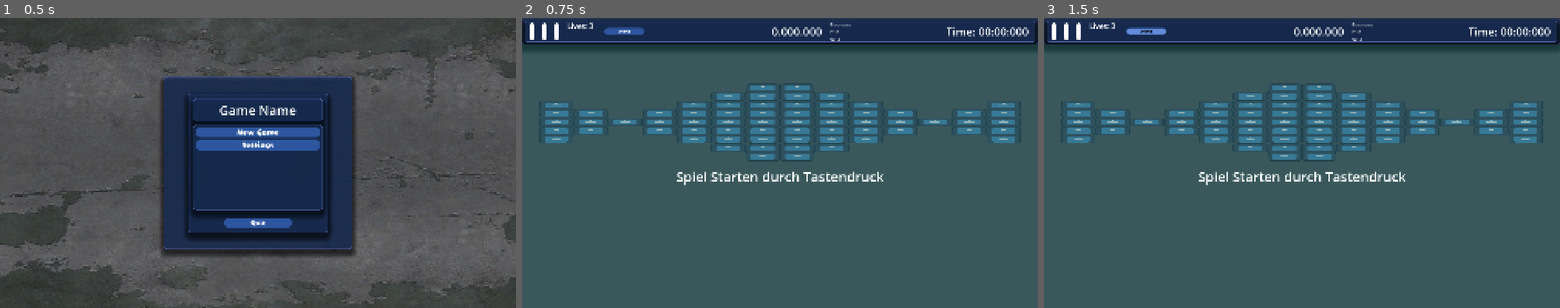
Above: before the commit, frames 1-3 (left to right).
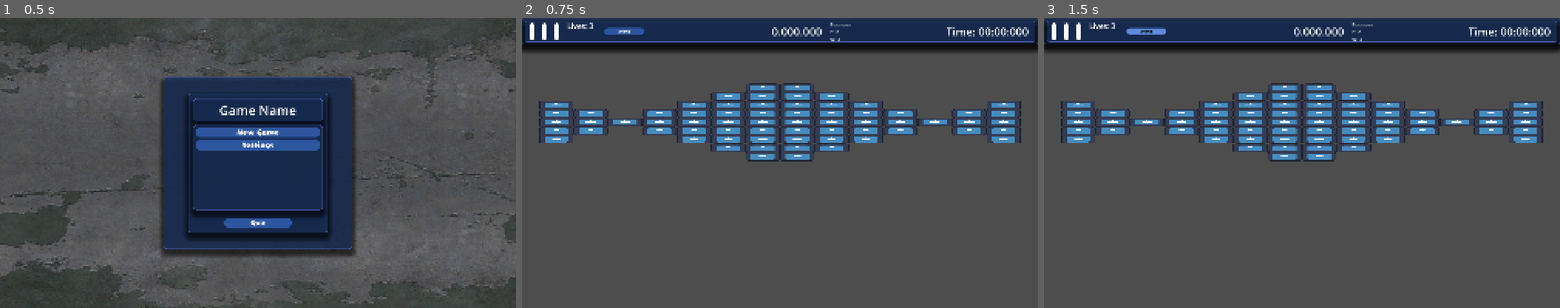
Above: after the commit, the same moments.

Repository: Fox-Alpha/BrickBreaker-MiniGame
Game: Godot game, scene res://scenes/main_menu/main_menu.tscn
The game is run twice, just before and just after one commit, with the same random seed, the same clock (stepped at 60 frames per second) and the same inputs. The engine's default icon, where the game draws it, is replaced by a stand-in: a white triangle on a blue panel in a dark square.
Inputs:
- Up to frame 1 (0.5 s): no input
- Up to frame 2 (0.75 s): click "New Game" at 0.5 s
- Up to frame 3 (1.5 s): click "RESET" at 1.25 s

Frame 1 is identical in both runs. In frame 2, 10% of the frame differs, in the area x 0-100%, y 9-58%; in frame 3, 10%.

Commit message:
Chg: Autoremove Empty Tabstops and sets uniqueID's in scenes

Diff:
--- a/src/scenes/ui/game_ui.gd
+++ b/src/scenes/ui/game_ui.gd
@@ -68,7 +68,7 @@
 	Game.GL_LEVEL_COMPLETE.connect(_on_level_complete)
 
 	if get_tree().current_scene.has_signal("GS_GAME_PAUSED"):
-		get_tree().current_scene.GS_GAME_PAUSED.connect(_on_player_score)
+		get_tree().current_scene.GS_GAME_PAUSED.connect(_on_game_paused)
 		# RECT Einblenden
 		pass
 	if get_tree().current_scene.has_signal("GS_GAME_UNPAUSED"):
--- a/src/scenes/ui/game_ui.tscn
+++ b/src/scenes/ui/game_ui.tscn
@@ -80,13 +80,13 @@
 theme_override_constants/separation = 4
 theme_override_styles/separator = SubResource("StyleBoxFlat_rpywg")
 
-[node name="LabelLives" type="Label" parent="VBoxContainer/PanelContainer/Panel/HBoxContainer"]
+[node name="LabelLives" type="Label" parent="VBoxContainer/PanelContainer/Panel/HBoxContainer" unique_id=2105631250]
 layout_mode = 2
 size_flags_vertical = 1
 theme_override_font_sizes/font_size = 28
 text = "Lives: 3"
 
-[node name="VSeparator7" type="VSeparator" parent="VBoxContainer/PanelContainer/Panel/HBoxContainer"]
+[node name="VSeparator7" type="VSeparator" parent="VBoxContainer/PanelContainer/Panel/HBoxContainer" unique_id=1322912326]
 custom_minimum_size = Vector2(20, 0)
 layout_mode = 2
 theme_override_constants/separation = 4
@@ -143,7 +143,7 @@
 theme_override_styles/separator = SubResource("StyleBoxFlat_rpywg")
 
 [node name="ColorRect" type="ColorRect" parent="VBoxContainer" unique_id=713242519]
-process_mode = 2
+visible = false
 layout_mode = 2
 size_flags_vertical = 3
 color = Color(0.14847952, 0.3958594, 0.41709244, 0.49019608)
@@ -173,9 +173,9 @@
 
 [node name="GameTimer" type="Timer" parent="." unique_id=1752769227]
 
-[node name="PauseOverlay" type="ColorRect" parent="."]
+[node name="PauseOverlay" type="ColorRect" parent="." unique_id=439637252]
+process_mode = 3
 visible = false
-process_mode = 3
 anchors_preset = 15
 anchor_right = 1.0
 anchor_bottom = 1.0
@@ -183,43 +183,43 @@
 grow_vertical = 2
 color = Color(0, 0, 0, 0.75)
 
-[node name="CenterContainer" type="CenterContainer" parent="PauseOverlay"]
-layout_mode = 1
-anchors_preset = 15
-anchor_right = 1.0
-anchor_bottom = 1.0
-grow_horizontal = 2
-grow_vertical = 2
-
-[node name="VBoxContainer" type="VBoxContainer" parent="PauseOverlay/CenterContainer"]
+[node name="CenterContainer" type="CenterContainer" parent="PauseOverlay" unique_id=1481511744]
+layout_mode = 1
+anchors_preset = 15
+anchor_right = 1.0
+anchor_bottom = 1.0
+grow_horizontal = 2
+grow_vertical = 2
+
+[node name="VBoxContainer" type="VBoxContainer" parent="PauseOverlay/CenterContainer" unique_id=646050922]
 layout_mode = 2
 theme_override_constants/separation = 24
 
-[node name="LabelPause" type="Label" parent="PauseOverlay/CenterContainer/VBoxContainer"]
+[node name="LabelPause" type="Label" parent="PauseOverlay/CenterContainer/VBoxContainer" unique_id=1292196625]
 layout_mode = 2
 theme_override_font_sizes/font_size = 64
 text = "PAUSE"
 horizontal_alignment = 1
 
-[node name="ButtonResume" type="Button" parent="PauseOverlay/CenterContainer/VBoxContainer"]
+[node name="ButtonResume" type="Button" parent="PauseOverlay/CenterContainer/VBoxContainer" unique_id=132681870]
 custom_minimum_size = Vector2(200, 60)
 layout_mode = 2
 theme_override_font_sizes/font_size = 28
 text = "Weiter"
 
-[node name="ButtonRestart2" type="Button" parent="PauseOverlay/CenterContainer/VBoxContainer"]
+[node name="ButtonRestart2" type="Button" parent="PauseOverlay/CenterContainer/VBoxContainer" unique_id=272971315]
 custom_minimum_size = Vector2(200, 60)
 layout_mode = 2
 theme_override_font_sizes/font_size = 28
 text = "Neu starten"
 
-[node name="ButtonMenu" type="Button" parent="PauseOverlay/CenterContainer/VBoxContainer"]
+[node name="ButtonMenu" type="Button" parent="PauseOverlay/CenterContainer/VBoxContainer" unique_id=1195822124]
 custom_minimum_size = Vector2(200, 60)
 layout_mode = 2
 theme_override_font_sizes/font_size = 28
 text = "Hauptmenü"
 
-[node name="GameOverOverlay" type="ColorRect" parent="."]
+[node name="GameOverOverlay" type="ColorRect" parent="." unique_id=1513772378]
 visible = false
 anchors_preset = 15
 anchor_right = 1.0
@@ -228,82 +228,82 @@
 grow_vertical = 2
 color = Color(0, 0, 0, 0.8)
 
-[node name="CenterContainer" type="CenterContainer" parent="GameOverOverlay"]
-layout_mode = 1
-anchors_preset = 15
-anchor_right = 1.0
-anchor_bottom = 1.0
-grow_horizontal = 2
-grow_vertical = 2
-
-[node name="VBoxContainer" type="VBoxContainer" parent="GameOverOverlay/CenterContainer"]
+[node name="CenterContainer" type="CenterContainer" parent="GameOverOverlay" unique_id=41936831]
+layout_mode = 1
+anchors_preset = 15
+anchor_right = 1.0
+anchor_bottom = 1.0
+grow_horizontal = 2
+grow_vertical = 2
+
+[node name="VBoxContainer" type="VBoxContainer" parent="GameOverOverlay/CenterContainer" unique_id=260347181]
 layout_mode = 2
 theme_override_constants/separation = 30
 
-[node name="LabelGameOver" type="Label" parent="GameOverOverlay/CenterContainer/VBoxContainer"]
+[node name="LabelGameOver" type="Label" parent="GameOverOverlay/CenterContainer/VBoxContainer" unique_id=947375972]
 layout_mode = 2
 theme_override_font_sizes/font_size = 72
 text = "GAME OVER"
 horizontal_alignment = 1
 
-[node name="LabelFinalScore" type="Label" parent="GameOverOverlay/CenterContainer/VBoxContainer"]
+[node name="LabelFinalScore" type="Label" parent="GameOverOverlay/CenterContainer/VBoxContainer" unique_id=95607803]
 layout_mode = 2
 theme_override_font_sizes/font_size = 36
 text = "Final Score: 0"
 horizontal_alignment = 1
 
-[node name="ButtonRestart" type="Button" parent="GameOverOverlay/CenterContainer/VBoxContainer"]
+[node name="ButtonRestart" type="Button" parent="GameOverOverlay/CenterContainer/VBoxContainer" unique_id=460090666]
 custom_minimum_size = Vector2(200, 60)
 layout_mode = 2
 theme_override_font_sizes/font_size = 28
 text = "Restart"
 
-[node name="ButtonQuit" type="Button" parent="GameOverOverlay/CenterContainer/VBoxContainer"]
+[node name="ButtonQuit" type="Button" parent="GameOverOverlay/CenterContainer/VBoxContainer" unique_id=1339390076]
 custom_minimum_size = Vector2(200, 60)
 layout_mode = 2
 theme_override_font_sizes/font_size = 28
 text = "Quit to Menu"
 
-[node name="LevelCompleteOverlay" type="ColorRect" parent="."]
+[node name="LevelCompleteOverlay" type="ColorRect" parent="." unique_id=1482870887]
 visible = false
 anchors_preset = 15
 anchor_right = 1.0
 anchor_bottom = 1.0
 grow_horizontal = 2
 grow_vertical = 2
-color = Color(0.0, 0.2, 0.0, 0.85)
-
-[node name="CenterContainer" type="CenterContainer" parent="LevelCompleteOverlay"]
-layout_mode = 1
-anchors_preset = 15
-anchor_right = 1.0
-anchor_bottom = 1.0
-grow_horizontal = 2
-grow_vertical = 2
-
-[node name="VBoxContainer" type="VBoxContainer" parent="LevelCompleteOverlay/CenterContainer"]
+color = Color(0, 0.2, 0, 0.85)
+
+[node name="CenterContainer" type="CenterContainer" parent="LevelCompleteOverlay" unique_id=1226527121]
+layout_mode = 1
+anchors_preset = 15
+anchor_right = 1.0
+anchor_bottom = 1.0
+grow_horizontal = 2
+grow_vertical = 2
+
+[node name="VBoxContainer" type="VBoxContainer" parent="LevelCompleteOverlay/CenterContainer" unique_id=831238548]
 layout_mode = 2
 theme_override_constants/separation = 30
 
-[node name="LabelLevelComplete" type="Label" parent="LevelCompleteOverlay/CenterContainer/VBoxContainer"]
+[node name="LabelLevelComplete" type="Label" parent="LevelCompleteOverlay/CenterContainer/VBoxContainer" unique_id=105411444]
 layout_mode = 2
 theme_override_font_sizes/font_size = 72
 text = "LEVEL COMPLETE!"
 horizontal_alignment = 1
 
-[node name="LabelScore" type="Label" parent="LevelCompleteOverlay/CenterContainer/VBoxContainer"]
+[node name="LabelScore" type="Label" parent="LevelCompleteOverlay/CenterContainer/VBoxContainer" unique_id=633714619]
 layout_mode = 2
 theme_override_font_sizes/font_size = 36
 text = "Score: 0"
 horizontal_alignment = 1
 
-[node name="ButtonPlayAgain" type="Button" parent="LevelCompleteOverlay/CenterContainer/VBoxContainer"]
+[node name="ButtonPlayAgain" type="Button" parent="LevelCompleteOverlay/CenterContainer/VBoxContainer" unique_id=2108672737]
 custom_minimum_size = Vector2(200, 60)
 layout_mode = 2
 theme_override_font_sizes/font_size = 28
 text = "Play Again"
 
-[node name="ButtonMainMenu" type="Button" parent="LevelCompleteOverlay/CenterContainer/VBoxContainer"]
+[node name="ButtonMainMenu" type="Button" parent="LevelCompleteOverlay/CenterContainer/VBoxContainer" unique_id=361015551]
 custom_minimum_size = Vector2(200, 60)
 layout_mode = 2
 theme_override_font_sizes/font_size = 28
--- a/src/scenes/world_border/world_border.tscn
+++ b/src/scenes/world_border/world_border.tscn
@@ -61,10 +61,10 @@
 [node name="Collision" type="CollisionShape2D" parent="BottomBorder" unique_id=1037694235]
 shape = SubResource("WorldBoundaryShape2D_d5ebf")
 
-[node name="BallLossDetector" type="Area2D" parent="BottomBorder"]
+[node name="BallLossDetector" type="Area2D" parent="BottomBorder" unique_id=1407369644]
 collision_layer = 0
 collision_mask = 3
 
-[node name="CollisionShape2D" type="CollisionShape2D" parent="BottomBorder/BallLossDetector"]
+[node name="CollisionShape2D" type="CollisionShape2D" parent="BottomBorder/BallLossDetector" unique_id=608297797]
 position = Vector2(0, 10)
 shape = SubResource("RectangleShape2D_ball_loss")
